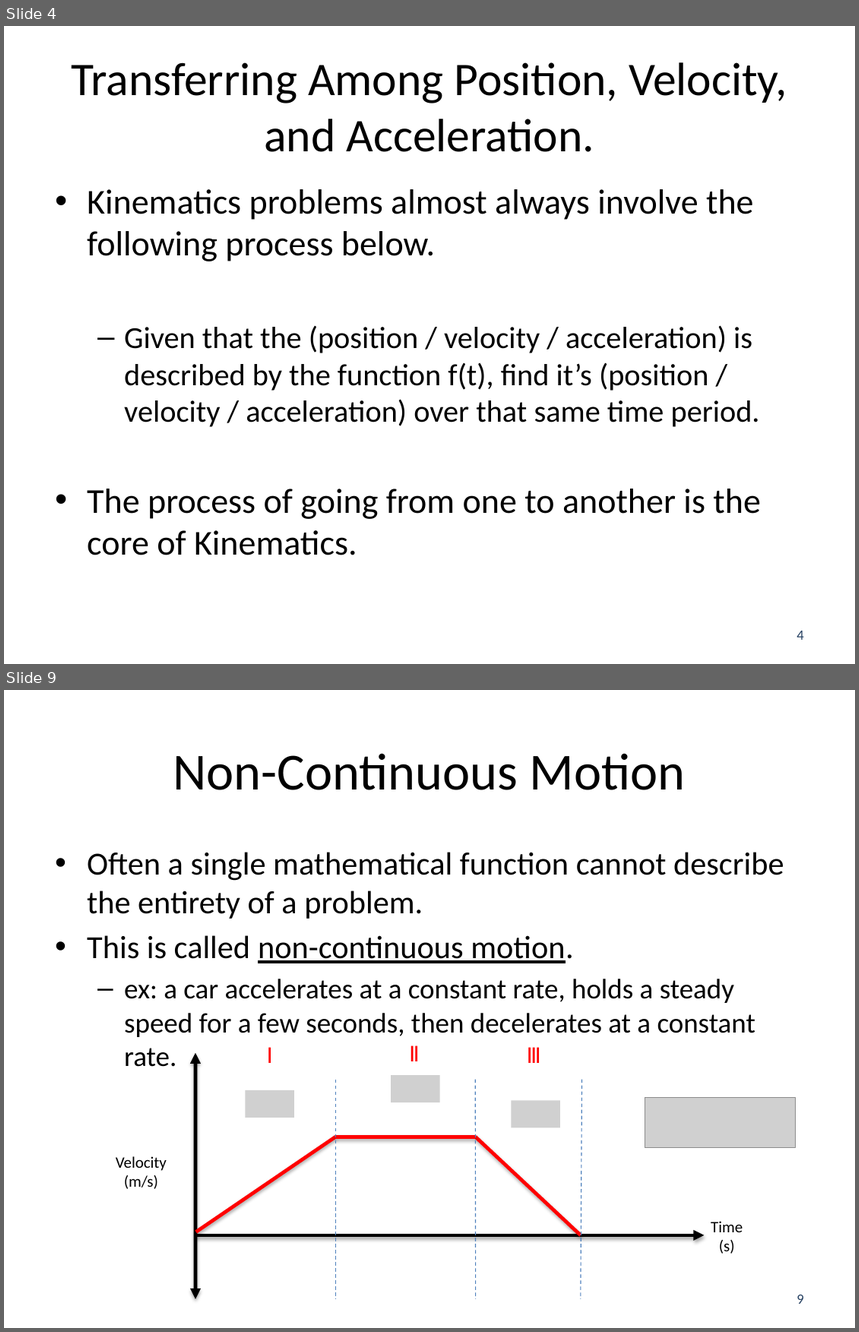
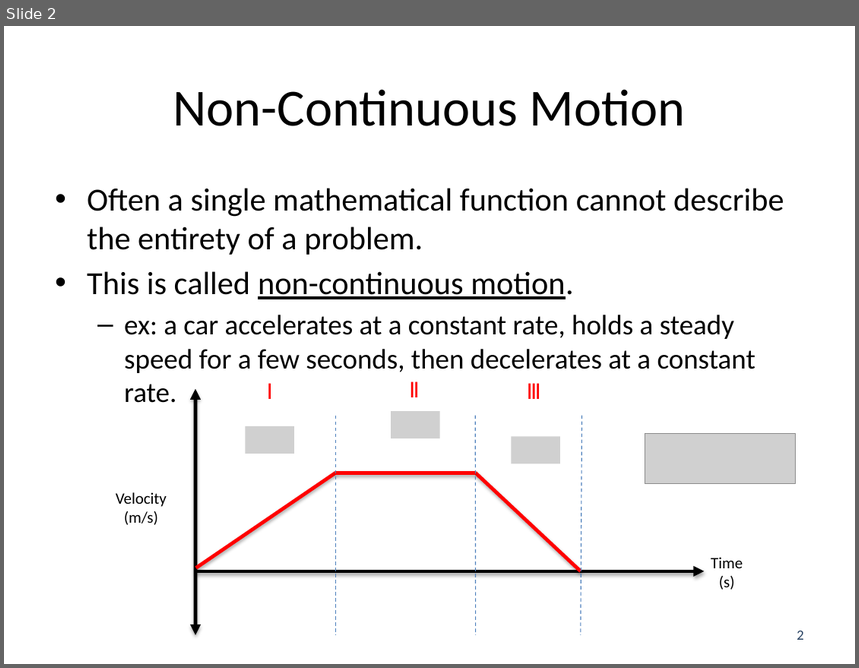
Before and after one commit to JacobMoore/mechanics_textbook, a slide deck: Lecture Slides/VideoLectureSlides/8.2.pptx. Shown one above the other, each under a label of ours: slides 4 and 9 before the commit, slide 2 after it; the slides between them are not shown. The pictures are 859x1332 and 859x668 pixels, drawn with LibreOffice and Linux fonts; fonts in the diff are those of the drawing; grey boxes stand for pictures. Boxes give left, top, right and bottom in pixels: in the first picture for what was removed or moved away, otherwise in the second. Text is boxed around its words. In the diff, an @@ line names an element or a change of style, - is before the commit and + after.

```diff
--- a/Lecture Slides/VideoLectureSlides/8.2.pptx
+++ b/Lecture Slides/VideoLectureSlides/8.2.pptx
@@ slide 4 removed at [4, 26, 855, 664], background #FFFFFF @@
@@ title removed at [71, 62, 788, 152] @@
-Transferring Among Position, Velocity, and Acceleration.
@@ text removed at [87, 189, 760, 556] @@
-• Kinematics problems almost always involve the following process below.
-  – Given that the (position / velocity / acceleration) is described by the function f(t), find it’s (position / velocity / acceleration) over that same time period.
-• The process of going from one to another is the core of Kinematics.
@@ page number removed at [797, 631, 804, 640] @@
-4
@@ what was slide 9 is now slide 2 @@
@@ page number at [797, 631, 804, 640]: text changed @@
-9
+2
```
Also in this commit, not shown: 2 slides changed, 6 other slides removed, 27 other files.
